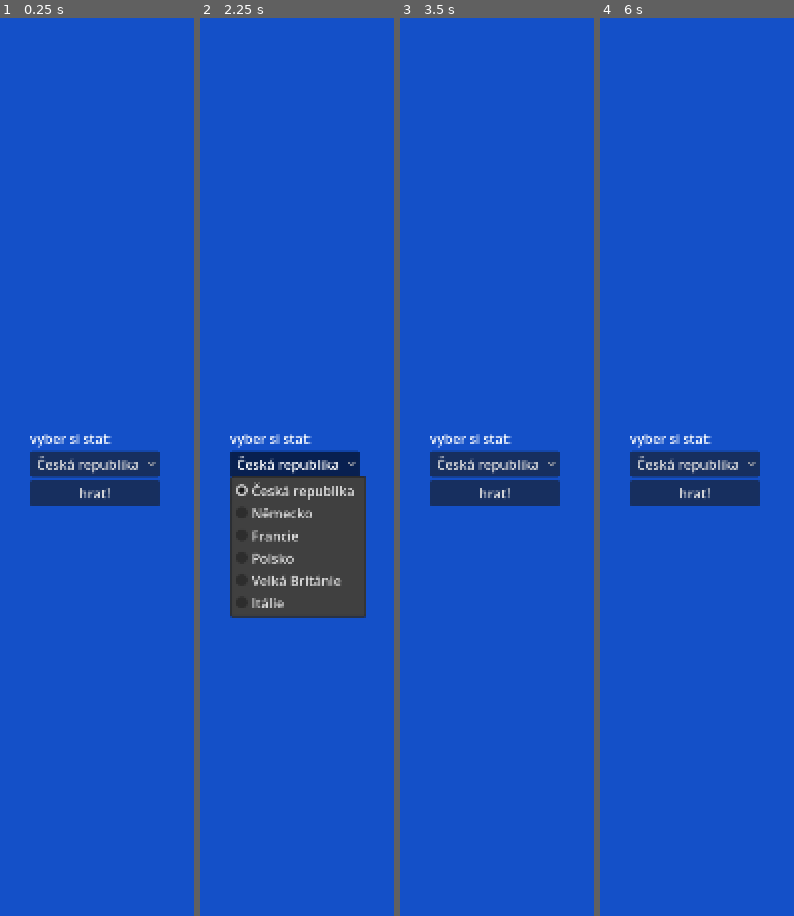
Above: before the commit, frames 1-4 (left to right).
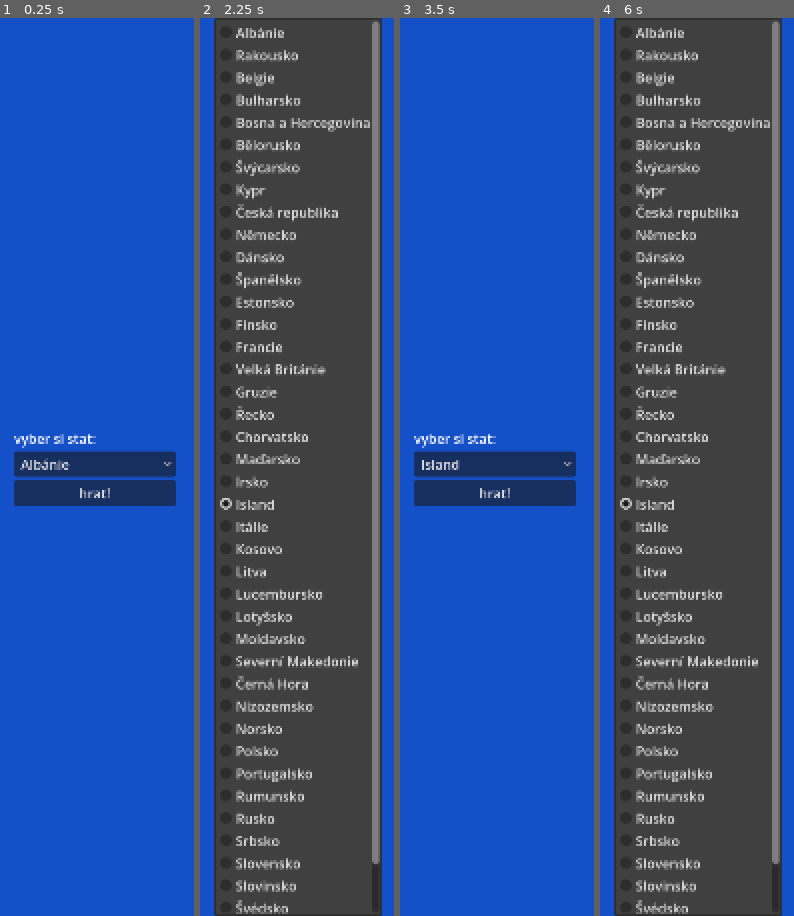
Above: after the commit, the same moments.

Repository: afrox26TP/RP-2025-26
Game: Godot game, scene res://scenes/MainMenu.tscn
Two runs of this game, one before a commit and one after it. Both use one fixed random seed, a clock stepped at 60 frames per second and the inputs below.
Inputs (mouse positions are in pixels of both pictures, inside the frame that each line leads up to):
- Up to frame 1 (0.25 s): no input
- Up to frame 2 (2.25 s): click "Česká republika" (after the commit: "Albánie") at 0.5 s; click "hrat!" at 1.25 s; click "Česká republika" (after the commit: "Island") at 2 s
- Up to frame 3 (3.5 s): click "hrat!" at 2.75 s
- Up to frame 4 (6 s): tap Enter at 3.5, 5 s; move the mouse to (outside the picture) at 3.52 s; hold Right (ui_right) 3.53-4.25 s; tap 1 at 3.6 s; click (outside the picture) at 3.67 s; tap Space at 4.25, 5.75 s; drag from (outside the picture) to (615, 646) at 4.27 s; move the mouse to (outside the picture) at 5.02 s; hold Right (ui_right) 5.03-5.75 s; tap 3 at 5.1 s; drag from (615, 646) to (outside the picture) at 5.77 s

The runs differ from the first frame. In frame 1, 1.7% of the frame differs, in the area x 7-91%, y 46-55%; in frame 2, 78%; in frame 3, 1.7%; in frame 4, 87%, in the area x 7-94%, y 0-100%.

Commit message:
added building feature with ingame effects on gameplay

Diff:
--- a/scenes/map.tscn
+++ b/scenes/map.tscn
@@ -51,10 +51,13 @@
 [node name="OwnerLabel" type="Label" parent="InfoUI/PanelContainer/VBoxContainer" unique_id=310120436]
 layout_mode = 2
 
-[node name="PopLabel" type="Label" parent="InfoUI/PanelContainer/VBoxContainer" unique_id=1570697724]
+[node name="GdpLabel" type="Label" parent="InfoUI/PanelContainer/VBoxContainer" unique_id=1249478558]
 layout_mode = 2
 
-[node name="GdpLabel" type="Label" parent="InfoUI/PanelContainer/VBoxContainer" unique_id=1249478558]
+[node name="IncomeLabel" type="Label" parent="InfoUI/PanelContainer/VBoxContainer" unique_id=695409761]
+layout_mode = 2
+
+[node name="PopLabel" type="Label" parent="InfoUI/PanelContainer/VBoxContainer" unique_id=1570697724]
 layout_mode = 2
 
 [node name="RecruitLabel" type="Label" parent="InfoUI/PanelContainer/VBoxContainer" unique_id=162769011]
@@ -76,7 +79,7 @@
 layout_mode = 2
 text = "Verbovat"
 
-[node name="StavetButton" type="Button" parent="InfoUI/ActionMenu/HBoxContainer" unique_id=1367988471]
+[node name="StavetMenuButton" type="MenuButton" parent="InfoUI/ActionMenu/HBoxContainer" unique_id=1012339346]
 layout_mode = 2
 text = "Stavet"
 
--- a/scripts/GameManager.gd
+++ b/scripts/GameManager.gd
@@ -1,34 +1,59 @@
 extends Node
 
-# Signál, který později využijeme, aby se po odkliknutí kola automaticky aktualizovalo UI
 signal kolo_zmeneno
 
 var hrac_stat = "CZE"
-
-# --- EKONOMIKA A TAHY ---
-var statni_kasa: float = 1000.0 # Miliarda do začátku
+var statni_kasa: float = 1000.0
 var celkovy_prijem: float = 0.0
 var aktualni_kolo: int = 1
 
-# Tuhle funkci zavoláš po načtení mapy a pak po každém dobytí/ztrátě provincie
+# Uložím si celou mapu pro zápis dat
+var map_data: Dictionary = {}
+
+# Probíhající stavby (klíč: ID provincie, hodnota: zbyva, budova)
+var provincie_cooldowny: Dictionary = {}
+
 func spocitej_prijem(all_provinces: Dictionary):
+	map_data = all_provinces # Hodím si sem referenci
 	var celkove_hdp = 0.0
-
-	for p_id in all_provinces:
-		var p = all_provinces[p_id]
+	for p_id in map_data:
+		var p = map_data[p_id]
 		if str(p.get("owner", "")).strip_edges().to_upper() == hrac_stat:
 			celkove_hdp += float(p.get("gdp", 0.0))
-
-	# Příjem je třeba 5 % z celkového HDP (můžeš si to pak vybalancovat)
 	celkovy_prijem = celkove_hdp * 0.05
 
-# Tuhle funkci zavoláme, když hráč klikne na tlačítko "Další kolo"
 func ukonci_kolo():
 	statni_kasa += celkovy_prijem
 	aktualni_kolo += 1
 
+	var hotove_stavby = []
+	for prov_id in provincie_cooldowny.keys():
+		# Odečtu 1 tah
+		provincie_cooldowny[prov_id]["zbyva"] -= 1
+
+		if provincie_cooldowny[prov_id]["zbyva"] <= 0:
+			hotove_stavby.append(prov_id)
+
+	for prov_id in hotove_stavby:
+		var typ_budovy = provincie_cooldowny[prov_id]["budova"]
+		provincie_cooldowny.erase(prov_id)
+
+		# Aplikuju bonusy z dostavěné budovy
+		_aplikuj_bonus(prov_id, typ_budovy)
+
+	# Přepočítám příjem (HDP mohlo stoupnout)
+	if not map_data.is_empty():
+		spocitej_prijem(map_data)
+
 	print("--- KOLO %d ---" % aktualni_kolo)
-	print("Do kasy přibylo: %.2f | Celkový stav: %.2f" % [celkovy_prijem, statni_kasa])
+	kolo_zmeneno.emit()
 
-	# Vystřelíme signál do světa, ať o tom ví UI (že má přepsat texty v horní liště)
-	kolo_zmeneno.emit()
+func _aplikuj_bonus(prov_id: int, typ: int):
+	if not map_data.has(prov_id): return
+
+	if typ == 0: # Civilní továrna
+		map_data[prov_id]["gdp"] += 10.0 # Zvednu HDP
+		print("Dostavěna Civilní továrna (Provincie %d)" % prov_id)
+	elif typ == 1: # Zbrojovka
+		map_data[prov_id]["recruitable_population"] += 1000 # Přidám rekruty
+		print("Dostavěna Zbrojovka (Provincie %d)" % prov_id)
--- a/scripts/InfoUI.gd
+++ b/scripts/InfoUI.gd
@@ -5,42 +5,56 @@
 @onready var pop_label = $PanelContainer/VBoxContainer/PopLabel
 @onready var recruit_label = $PanelContainer/VBoxContainer/RecruitLabel
 @onready var gdp_label = $PanelContainer/VBoxContainer/GdpLabel
-
+@onready var income_label = $PanelContainer/VBoxContainer/IncomeLabel
 
 @onready var action_menu = $ActionMenu
-@onready var btn_stavet = $ActionMenu/HBoxContainer/StavetButton
+@onready var btn_stavet = $ActionMenu/HBoxContainer/StavetMenuButton
 @onready var btn_verbovat = $ActionMenu/HBoxContainer/VerbovatButton
 @onready var btn_likvidovat = $ActionMenu/HBoxContainer/LikvidovatButton
+
+var aktualni_provincie_id: int = -1
 
 func _ready():
 	action_menu.hide()
 
+	var popup = btn_stavet.get_popup()
+	popup.clear()
+	popup.add_item("Civilní továrna (150 mil.)", 0)
+	popup.add_item("Zbrojovka (200 mil.)", 1)
+
+	popup.id_pressed.connect(_on_stavba_vybrana)
+	popup.about_to_popup.connect(_posun_menu_nahoru)
+
+func _posun_menu_nahoru():
+	var popup = btn_stavet.get_popup()
+	# Posunu roletku těsně nad tlačítko
+	popup.position.y = btn_stavet.global_position.y - popup.size.y - 5
+
 func zobraz_data(data: Dictionary):
 	if data.is_empty():
 		action_menu.hide()
+		aktualni_provincie_id = -1
 		return
+
+	# Zapamatuju si vybranou provincii
+	aktualni_provincie_id = data.get("id", -1)
 
 	var owner = str(data.get("owner", "")).strip_edges().to_upper()
 	var je_more = (owner == "SEA")
-
-	# Zásadní proměnná: Je tohle moje území?
 	var je_moje = (owner == GameManager.hrac_stat)
 
 	id_label.text = "Provincie: " + str(data.get("province_name", "Neznamo"))
 	owner_label.text = "Vlastnik: " + owner
 
 	if je_more:
-		# Schovame ekonomicke udaje pro more
 		pop_label.hide()
 		recruit_label.hide()
 		gdp_label.hide()
-
+		income_label.hide()
 	else:
-		# Ukazeme data pro pevninu
 		pop_label.show()
 		recruit_label.show()
 		gdp_label.show()
-
 
 		var pop = int(data.get("population", 0))
 		pop_label.text = "Populace: " + _formatuj_cislo(pop)
@@ -51,18 +65,57 @@
 		var gdp = float(data.get("gdp", 0.0))
 		gdp_label.text = "HDP: %.2f mld. USD" % gdp
 
+		if je_moje:
+			income_label.show()
+			var prijem_provincie = gdp * 0.05
+			income_label.text = "Příjem: +%.2f mil. USD" % prijem_provincie
+		else:
+			income_label.hide()
 
+	if je_moje and not je_more:
+		# Zkontroluju, jestli už tu nestavím
+		if GameManager.provincie_cooldowny.has(aktualni_provincie_id):
+			var zbyva_kol = GameManager.provincie_cooldowny[aktualni_provincie_id]["zbyva"]
+			btn_stavet.disabled = true
+			btn_stavet.text = "Staví se (%d kol)" % zbyva_kol
+		else:
+			btn_stavet.disabled = false
+			btn_stavet.text = "Stavět"
 
-
-	# TADY JE TA LOGIKA: Zobraz akce jenom, když to vlastníš
-	if je_moje and not je_more:
-		btn_stavet.disabled = false
 		btn_verbovat.disabled = false
 		btn_likvidovat.disabled = false
 		action_menu.show()
 	else:
-		# Cizí stát nebo moře -> žádné akce
 		action_menu.hide()
+
+func _on_stavba_vybrana(id: int):
+	if aktualni_provincie_id == -1: return
+
+	var cena = 0.0
+	var typ_budovy = ""
+
+	if id == 0:
+		cena = 150.0
+		typ_budovy = "Civilní továrna"
+	elif id == 1:
+		cena = 200.0
+		typ_budovy = "Zbrojovka"
+
+	if GameManager.statni_kasa >= cena:
+		# Strhnu prachy
+		GameManager.statni_kasa -= cena
+		print("Začala stavba: %s (Provincie %d)" % [typ_budovy, aktualni_provincie_id])
+
+		# Zapíšu stavbu do paměti (3 kola, typ budovy)
+		GameManager.provincie_cooldowny[aktualni_provincie_id] = {"zbyva": 3, "budova": id}
+
+		# Vizuálně zamknu tlačítko
+		btn_stavet.disabled = true
+		btn_stavet.text = "Staví se (3 kola)"
+
+		GameManager.kolo_zmeneno.emit()
+	else:
+		print("Nemáš peníze!")
 
 func _formatuj_cislo(cislo: int) -> String:
 	var text_cisla = str(cislo)
--- a/scripts/MainMenu.gd
+++ b/scripts/MainMenu.gd
@@ -3,33 +3,69 @@
 @onready var dropdown = $VBoxContainer/OptionButton
 @onready var play_btn = $VBoxContainer/PlayButton
 
-# Slovník států, které si hráč může vybrat (Název pro lidi : Tag pro kód)
+# Seznam států (Zobrazený text : Tag)
 var hratelne_staty = {
+	"Albánie": "ALB",
+	"Rakousko": "AUT",
+	"Belgie": "BEL",
+	"Bulharsko": "BGR",
+	"Bosna a Hercegovina": "BIH",
+	"Bělorusko": "BLR",
+	"Švýcarsko": "CHE",
+	"Kypr": "CYP",
 	"Česká republika": "CZE",
 	"Německo": "DEU",
+	"Dánsko": "DNK",
+	"Španělsko": "ESP",
+	"Estonsko": "EST",
+	"Finsko": "FIN",
 	"Francie": "FRA",
+	"Velká Británie": "GBR",
+	"Gruzie": "GEO",
+	"Řecko": "GRC",
+	"Chorvatsko": "HRV",
+	"Maďarsko": "HUN",
+	"Irsko": "IRL",
+	"Island": "ISL",
+	"Itálie": "ITA",
+	"Kosovo": "KOS",
+	"Litva": "LTU",
+	"Lucembursko": "LUX",
+	"Lotyšsko": "LVA",
+	"Moldavsko": "MDA",
+	"Severní Makedonie": "MKD",
+	"Černá Hora": "MNE",
+	"Nizozemsko": "NLD",
+	"Norsko": "NOR",
 	"Polsko": "POL",
-	"Velká Británie": "GBR",
-	"Itálie": "ITA"
+	"Portugalsko": "PRT",
+	"Rumunsko": "ROU",
+	"Rusko": "RUS",
+	"Srbsko": "SRB",
+	"Slovensko": "SVK",
+	"Slovinsko": "SVN",
+	"Švédsko": "SWE",
+	"Turecko": "TUR",
+	"Ukrajina": "UKR"
 }
 
 func _ready():
-	# Naplníme rozbalovací menu názvy států
+	# Nacpu státy do dropdownu
 	for stat in hratelne_staty.keys():
 		dropdown.add_item(stat)
 
-	# Propojíme tlačítko Hrát s funkcí
+	# Napojím tlačítko
 	play_btn.pressed.connect(_on_play_pressed)
 
 func _on_play_pressed():
-	# Zjistíme, co hráč vybral
+	# Zjistím, co je vybráno
 	var vybrany_index = dropdown.selected
 	var nazev_statu = dropdown.get_item_text(vybrany_index)
 	var tag_statu = hratelne_staty[nazev_statu]
 
-	# Uložíme to do našeho globálního manažera
+	# Uložím tag do GameManageru
 	GameManager.hrac_stat = tag_statu
 	print("Hráč si vybral: ", tag_statu)
 
-	# PŘEPNEME DO HRY! (Tady změň cestu na tvou skutečnou scénu s mapou)
+	# Spustím hru
 	get_tree().change_scene_to_file("res://scenes/map.tscn")
--- a/scripts/map_loader.gd
+++ b/scripts/map_loader.gd
@@ -11,7 +11,7 @@
 	load_provinces()
 	print("Nacteno provincii z TXT: ", provinces.size())
 
-	# oprava cesty ke kamere (je to primy potomek, takze staci $)
+	# oprava cesty ke kamere
 	var kamera = $Camera2D
 	if kamera:
 		kamera.zoom_zmenen.connect(_na_zmenu_zoomu)
@@ -187,7 +187,7 @@
 		"KOS": Vector2(15, 0),
 		"BIH": Vector2(-25, -10),
 		"SRB": Vector2(25, 15),
-		"NOR": Vector2(-40, -40) # TADY JE ZMĚNA: -40 = doleva, druhé -40 = nahoru
+		"NOR": Vector2(-40, -40)
 	}
 
 	for p in provinces.values():
